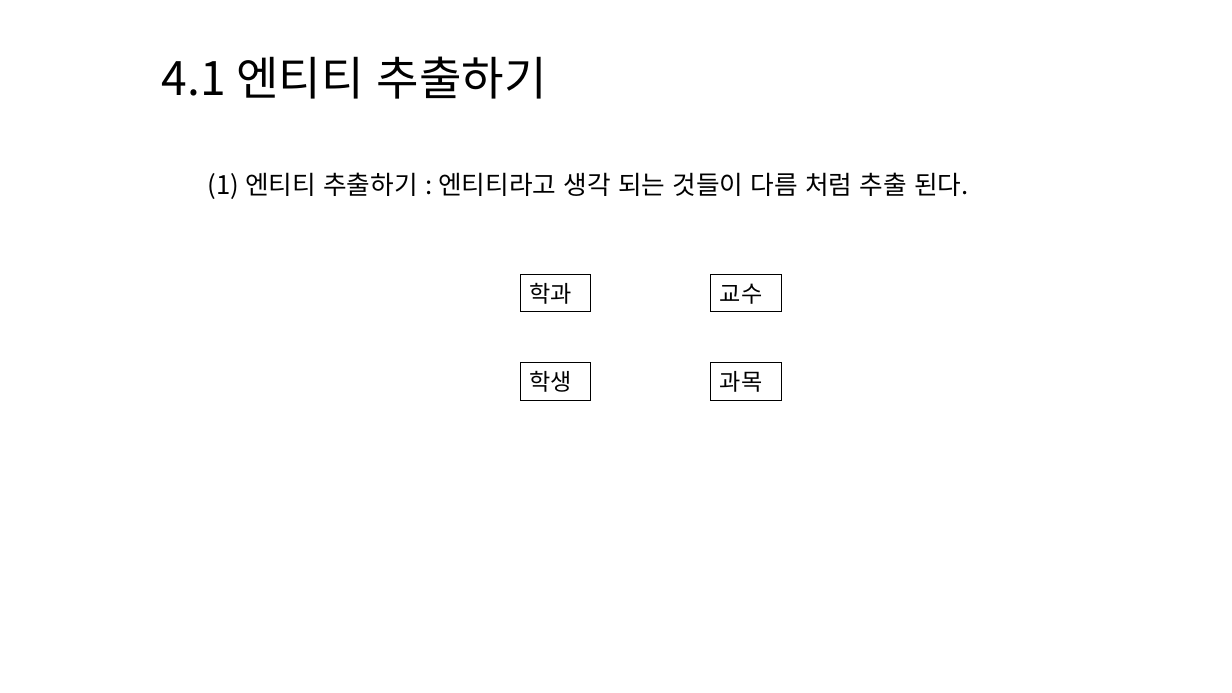
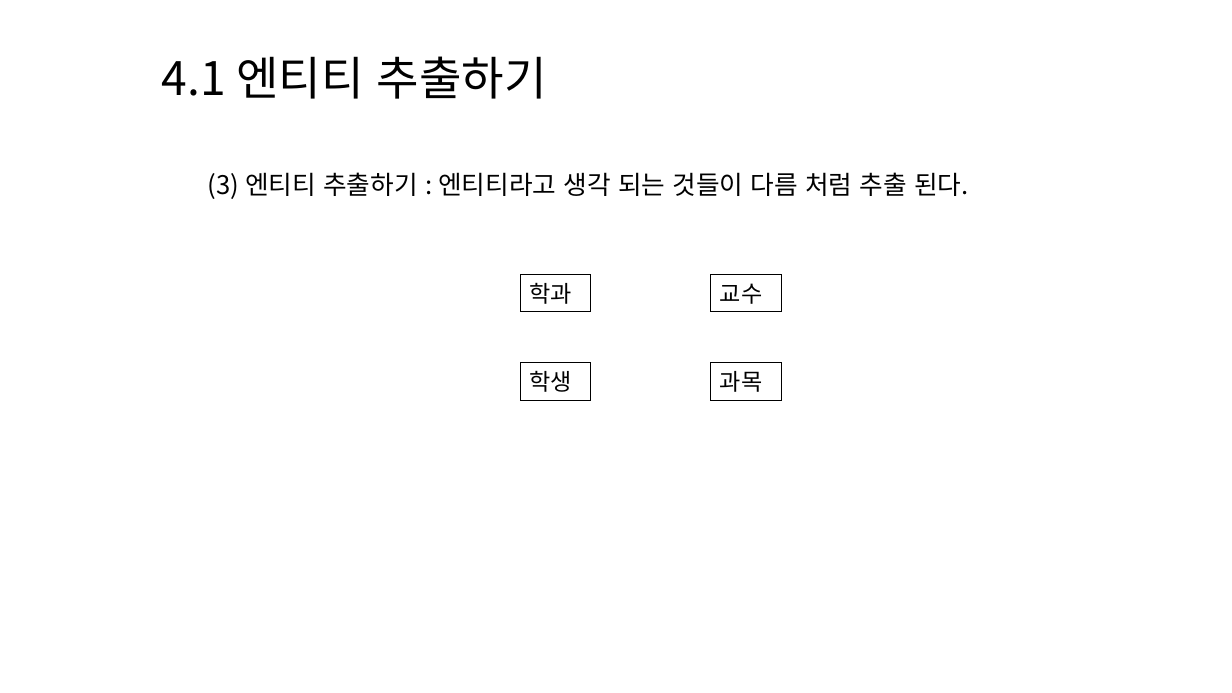
Before and after one commit to lhs501/mirim, a slide deck: slide 4 of chapter 4.pptx. Drawn at 1232x693 pixels with LibreOffice and Linux fonts; fonts in the diff are those of the drawing. Boxes give left, top, right and bottom in pixels: in the first picture for what was removed or moved away, otherwise in the second. Text is boxed around its words. In the diff, an @@ line names an element or a change of style, - is before the commit and + after.

```diff
--- a/chapter 4.pptx
+++ b/chapter 4.pptx
@@ text at (208, 172, 969, 199): text changed @@
-  (1) 엔티티 추출하기 : 엔티티라고 생각 되는 것들이 다름 처럼 추출 된다.
+  (3) 엔티티 추출하기 : 엔티티라고 생각 되는 것들이 다름 처럼 추출 된다.
```
Also in this commit, not shown: 2 other slides changed.
